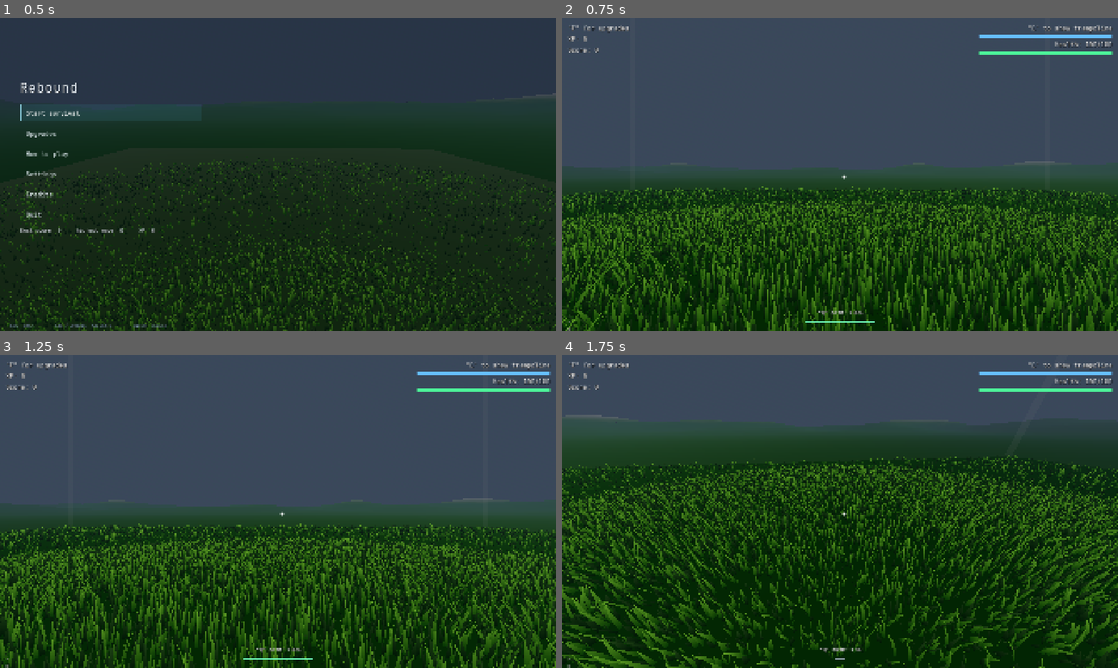
Above: before the commit, frames 1-4 (two rows, left to right).
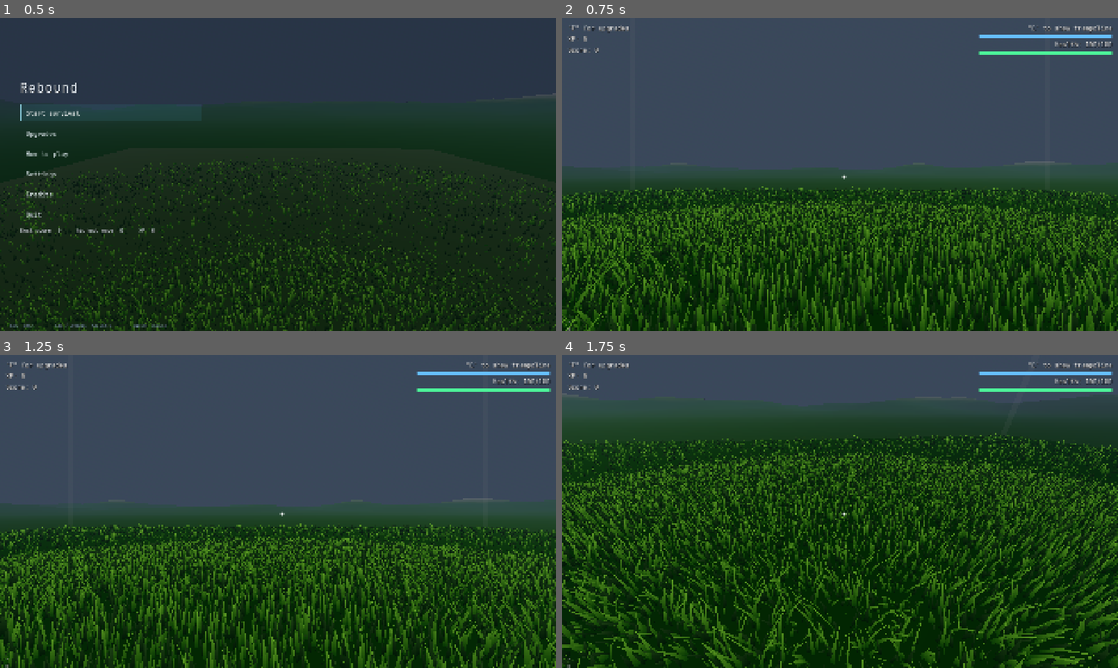
Above: after the commit, the same moments.

Repository: Error403Allowed/Rebound
Game: Godot game, scene res://UI/boot.tscn
Same seed, same stepped clock (60 frames per second), same inputs: the game is played once before the commit and once after it.
Inputs (mouse positions are in pixels of both pictures, inside the frame that each line leads up to):
- Up to frame 1 (0.5 s): no input
- Up to frame 2 (0.75 s): click "Start survival" at 0.5 s
- Up to frame 3 (1.25 s): no input
- Up to frame 4 (1.75 s): tap Enter at 1.25 s; move the mouse to (867, 511) at 1.27 s; hold W from 1.28 s (still down); hold Shift from 1.28 s (still down); tap Q at 1.35 s; click (867, 511) at 1.42 s; tap Space at 1.52 s

Frame 1 is identical in both runs. In frame 2, 0.1% of the frame differs, in the area x 43-57%, y 93-98%; in frame 3, 0.1%; in frame 4, 41%, in the area x 0-100%, y 12-100%.

Commit message:
Remove sprint and dash controls

Diff:
--- a/Scenes/player.gd
+++ b/Scenes/player.gd
@@ -16,14 +16,6 @@
 @export var gravity: float = 26.0
 @export var mouse_sensitivity := 0.0025
 
-@export_group("Dash")
-@export var dash_recharge_time := 3.0
-@export var dash_minimum_charge := 0.2
-@export var dash_min_speed := 18.0
-@export var dash_max_speed := 32.0
-@export var dash_min_duration := 0.10
-@export var dash_max_duration := 0.22
-
 @export_group("Trampoline")
 @export var place_range := 10.0
 @export var tramp_radius := 1.5
@@ -69,11 +61,6 @@
 var last_trampoline: Node = null
 var consecutive_bounces := 0
 var base_fov := 75.0
-var dash_charge := 1.0
-var dash_left := 0.0
-var dash_speed := 0.0
-var dash_fov_kick := 0.0
-var dash_direction := Vector3.ZERO
 var last_impact_frame := -1
 var last_fall_speed := 0.0
 
@@ -179,8 +166,6 @@
 				# E toggles place mode
 				if UIManager.screen == "" and not UIManager.modal.visible and Input.mouse_mode == Input.MOUSE_MODE_CAPTURED:
 					place_mode = not place_mode
-			KEY_Q:
-				try_dash()
 			KEY_R:
 				UIManager.request_restart()
 	elif event is InputEventMouseButton and event.pressed and event.button_index == MOUSE_BUTTON_LEFT:
@@ -193,7 +178,6 @@
 func _physics_process(delta: float) -> void:
 	if health <= 0 or get_tree().paused:
 		return
-	dash_charge = minf(1.0, dash_charge + delta / maxf(0.01, dash_recharge_time))
 	cooldown_left = maxf(cooldown_left - delta, 0.0)
 	hit_timer = maxf(hit_timer - delta, 0.0)
 
@@ -215,10 +199,9 @@
 	if Input.is_physical_key_pressed(KEY_D): input.x += 1.0
 	var dir := (transform.basis * Vector3(input.x, 0.0, input.y)).normalized()
 
-	var sprinting := Input.is_physical_key_pressed(KEY_SHIFT) and input.y < 0.0
-	var current_speed := sprint_speed if sprinting else move_speed
+	var current_speed := move_speed
 	if not is_on_floor():
-		current_speed = air_sprint_speed if sprinting else air_move_speed
+		current_speed = air_move_speed
 	var accel := ground_accel if is_on_floor() else air_accel
 	var horizontal_velocity := Vector3(velocity.x, 0.0, velocity.z)
 	if is_on_floor():
@@ -230,19 +213,14 @@
 	velocity.x = horizontal_velocity.x
 	velocity.z = horizontal_velocity.z
 
-	if dash_left > 0.0:
-		velocity.x = dash_direction.x * dash_speed
-		velocity.z = dash_direction.z * dash_speed
-		dash_left = maxf(0.0, dash_left - delta)
 	var fall_speed := velocity.y
 	last_fall_speed = fall_speed
 	move_and_slide()
-	if dash_left <= 0.0:
-		var flat_speed := Vector2(velocity.x, velocity.z).length()
-		var speed_limit := sprint_speed if is_on_floor() else maxf(air_sprint_speed, dash_max_speed)
-		if flat_speed > speed_limit:
-			velocity.x *= speed_limit / flat_speed
-			velocity.z *= speed_limit / flat_speed
+	var flat_speed := Vector2(velocity.x, velocity.z).length()
+	var speed_limit := move_speed if is_on_floor() else air_move_speed
+	if flat_speed > speed_limit:
+		velocity.x *= speed_limit / flat_speed
+		velocity.z *= speed_limit / flat_speed
 
 	_check_slam(fall_speed)
 
@@ -253,7 +231,7 @@
 
 	_update_preview()
 	_update_hud()
-	_update_fov(delta, sprinting)
+	_update_fov(delta)
 
 
 func register_trampoline_bounce(trampoline: Node) -> float:
@@ -460,26 +438,21 @@
 		status = "Trampoline ready (E)"
 	if place_mode:
 		status = "PLACE MODE: left click to place, E to cancel   |   " + status
-	hud.text = "HP: %d / %d\n%s\nWASD move | Shift sprint | Space jump | Q dash | E place mode | Esc pause | R restart" % [health, max_health, status]
-
-
-func _update_fov(delta: float, sprinting: bool) -> void:
+	hud.text = "HP: %d / %d\n%s\nWASD move | Space jump | E place mode | Esc pause | R restart" % [health, max_health, status]
+
+
+func _update_fov(delta: float) -> void:
 	if not bool(SettingsManager.get_value("dynamic_fov")) or bool(SettingsManager.get_value("reduced_motion")):
-		dash_fov_kick = 0.0
 		camera.fov = base_fov
 		return
 	var air_fov := 0.0
 	if not is_on_floor():
 		var horizontal_speed := Vector2(velocity.x, velocity.z).length()
 		air_fov = clampf(4.0 + absf(velocity.y) * 0.25 + horizontal_speed * 0.2, 4.0, 14.0)
-	var sprint_fov := 10.0 if sprinting else 0.0
-	var motion_fov := minf(24.0, maxf(air_fov, sprint_fov) + dash_fov_kick)
 	var effect_strength := float(SettingsManager.get_value("fov_strength"))
-	var target_fov := clampf(base_fov + motion_fov * effect_strength, 40.0, 140.0)
+	var target_fov := clampf(base_fov + air_fov * effect_strength, 40.0, 140.0)
 	var response := 18.0 if target_fov > camera.fov else 7.0
 	camera.fov = lerpf(camera.fov, target_fov, 1.0 - exp(-response * delta))
-	if dash_left <= 0.0:
-		dash_fov_kick = lerpf(dash_fov_kick, 0.0, 1.0 - exp(-10.0 * delta))
 
 
 func _show_damage_flash() -> void:
@@ -496,26 +469,3 @@
 	var tween := create_tween()
 	tween.tween_property(flash, "modulate:a", 0.0, 0.18)
 	tween.tween_callback(canvas.queue_free)
-
-
-func try_dash() -> bool:
-	if health <= 0 or get_tree().paused or Input.mouse_mode != Input.MOUSE_MODE_CAPTURED or UIManager.screen != "" or UIManager.modal.visible:
-		return false
-	if dash_left > 0.0 or dash_charge < dash_minimum_charge:
-		return false
-	var input := Vector2.ZERO
-	if Input.is_physical_key_pressed(KEY_W): input.y -= 1.0
-	if Input.is_physical_key_pressed(KEY_S): input.y += 1.0
-	if Input.is_physical_key_pressed(KEY_A): input.x -= 1.0
-	if Input.is_physical_key_pressed(KEY_D): input.x += 1.0
-	dash_direction = global_transform.basis * Vector3(input.x, 0.0, input.y)
-	if dash_direction.length_squared() < 0.001:
-		dash_direction = -global_transform.basis.z
-	dash_direction.y = 0.0
-	dash_direction = dash_direction.normalized()
-	var strength := clampf((dash_charge - dash_minimum_charge) / maxf(0.01, 1.0 - dash_minimum_charge), 0.0, 1.0)
-	dash_speed = lerpf(dash_min_speed, dash_max_speed, strength)
-	dash_fov_kick = lerpf(10.0, 18.0, strength)
-	dash_left = lerpf(dash_min_duration, dash_max_duration, strength)
-	dash_charge = 0.0
-	return true
--- a/Tests/stage4_regression.gd
+++ b/Tests/stage4_regression.gd
@@ -86,7 +86,7 @@
 	if player == null:
 		check(false, "upgraded player loads")
 		return
-	check(is_instance_valid(ui.health_bar) and is_instance_valid(ui.cooldown) and is_instance_valid(ui.dash_bar), "HUD builds health, placement and dash bars")
+	check(is_instance_valid(ui.health_bar) and is_instance_valid(ui.cooldown), "HUD builds health and placement bars")
 	check(player.rebound_increment == 1.5, "purchased Rebound applies to new run")
 	check(player.max_health == 120 and player.health == 120 and player.stomp_damage == 2 and player.trampoline_cooldowns == [4.5, 7.5, 11.5], "upgrades apply to new run")
 	ui.start_run()
--- a/UI/ui_manager.gd
+++ b/UI/ui_manager.gd
@@ -7,7 +7,7 @@
 const MENU_WORLD := "res://Scenes/menu_world.tscn"
 const LESSONS := [
 	["Survival", "Survive endless waves in the grass arena. Launch from trampolines and land near enemies to damage them. There is no final victory wave: improve your run score. Earn XP immediately and spend it on upgrades during the run."],
-	["MOVE WITH INTENT", "W A S D — move\nMouse — look and aim\nSpace — jump (holding repeats jumps)\nQ — dash on ground or in air. Charge refills in 3 seconds; 20% minimum. More charge gives more speed and distance; capped at 100%. Each dash spends the meter.\nF — upgrades (banked XP; applies immediately)\nEscape — pause menu\nR — restart with confirmation"],
+	["MOVE WITH INTENT", "W A S D — move\nMouse — look and aim\nSpace — jump (holding repeats jumps)\nF — upgrades (banked XP; applies immediately)\nEscape — pause menu\nR — restart with confirmation"],
 	["CHOOSE YOUR TRAMPOLINE", "1 GREEN: launch 16 / 4 charges / base 5-second cooldown\n2 BLUE: launch 20 / 3 charges / b …(207 unchanged characters)…
 	["BUILD YOUR REBOUND", "Buy Rebound in the shop for 55 XP to unlock +1.5 launch velocity per consecutive bounce on the same trampoline, capped at +8. Without the upgrade, bounces use base launch strength. Switching trampolines resets the bonus. Charges still apply: no trampoline lasts forever."],
 	["LAND YOUR ATTACK", "After a trampoline launch, land to trigger one impact. Enemies within 2 metres of your landing c …(315 unchanged characters)…
@@ -28,8 +28,6 @@
 var score_text: Label
 var tier_text: Label
 var cooldown: ProgressBar
-var dash_bar: TextureProgressBar
-var dash_text: Label
 var fps_text: Label
 var elapsed := 0.0
 var modal: ConfirmationDialog
@@ -286,9 +284,6 @@
 		wave_text.text = "XP: %d%s" % [Progression.currency, " (save pending)" if manager.bank_error != OK else ""]
 		score_text.text = "Score: %d" % manager.score
 		tier_text.text = '"E" to show trampoline' if player.cooldown_left <= 0.0 else "Trampoline ready in %.1f s" % player.cooldown_left
-		dash_bar.value = player.dash_charge * 100.0
-		dash_text.text = '"Q" dash: %d%%' % int(round(player.dash_charge * 100.0))
-		dash_bar.modulate = Color(0.45, 1.0, 0.75) if player.dash_charge >= 0.999 else Color.WHITE if player.dash_charge >= player.dash_minimum_charge else Color(0.6, 0.65, 0.7)
 		fps_text.text = "%d FPS" % Engine.get_frames_per_second() if bool(SettingsManager.get_value("show_fps")) else ""
 
 func _enter_game() -> void:
@@ -371,30 +366,7 @@
 	hint.offset_left = 20
 	hint.offset_top = -40
 	hint.offset_bottom = -14
-	var dash_box := VBoxContainer.new()
-	hud.add_child(dash_box)
-	dash_box.set_anchors_and_offsets_preset(Control.PRESET_CENTER_BOTTOM)
-	dash_box.offset_left = -120
-	dash_box.offset_right = 120
-	dash_box.offset_top = -76
-	dash_box.offset_bottom = -20
-	dash_box.mouse_filter = Control.MOUSE_FILTER_IGNORE
-	dash_text = _hud_label(dash_box, '"Q" dash: 100%', 18)
-	dash_text.horizontal_alignment = HORIZONTAL_ALIGNMENT_CENTER
-	dash_bar = TextureProgressBar.new()
-	dash_bar.fill_mode = TextureProgressBar.FILL_BILINEAR_LEFT_AND_RIGHT
-	dash_bar.max_value = 100.0
-	dash_bar.custom_minimum_size = Vector2(240, 8)
-	dash_bar.mouse_filter = Control.MOUSE_FILTER_IGNORE
-	var gradient := Gradient.new()
-	gradient.colors = PackedColorArray([Color.WHITE, Color.WHITE])
-	var texture := GradientTexture2D.new()
-	texture.gradient = gradient
-	texture.width = 240
-	texture.height = 8
-	dash_bar.texture_progress = texture
-	dash_bar.nine_patch_stretch = true
-	dash_box.add_child(dash_bar)
+
 	var player := _player()
 	if player != null: player.hud.hide()
 	var manager := _manager()
@@ -510,7 +482,7 @@
 				_toggle(box, "Disable damage flashing", "reduced_flashing")
 				_label(box, "Roles have text labels as well as colours. Menus support Tab/arrows, Enter and Escape.", 20)
 			"Controls":
-				_label(box, "WASD — Move\nMouse — Look\nSpace — Jump\nQ — Charged dash (ground and air)\n1 / 2 / 3 — Select trampoline\nE / Left click — Place\nF — Upgrades (immediate)\nEscape — Pause / back\nR — Request restart\n\nCustom key rebinding is still pending; these are the current bindings.", 24)
+				_label(box, "WASD — Move\nMouse — Look\nSpace — Jump\n1 / 2 / 3 — Select trampoline\nE / Left click — Place\nF — Upgrades (immediate)\nEscape — Pause / back\nR — Request restart\n\nCustom key rebinding is still pending; these are the current bindings.", 24)
 			"Data":
 				_label(box, "Settings file: user://settings.cfg\nPreferences and permanent progression are saved separately.", 22)
 				_button(box, "RESET SETTINGS", func(): confirm("Reset preferences?", "Restore default preferences? Your run is not reset.", func():
